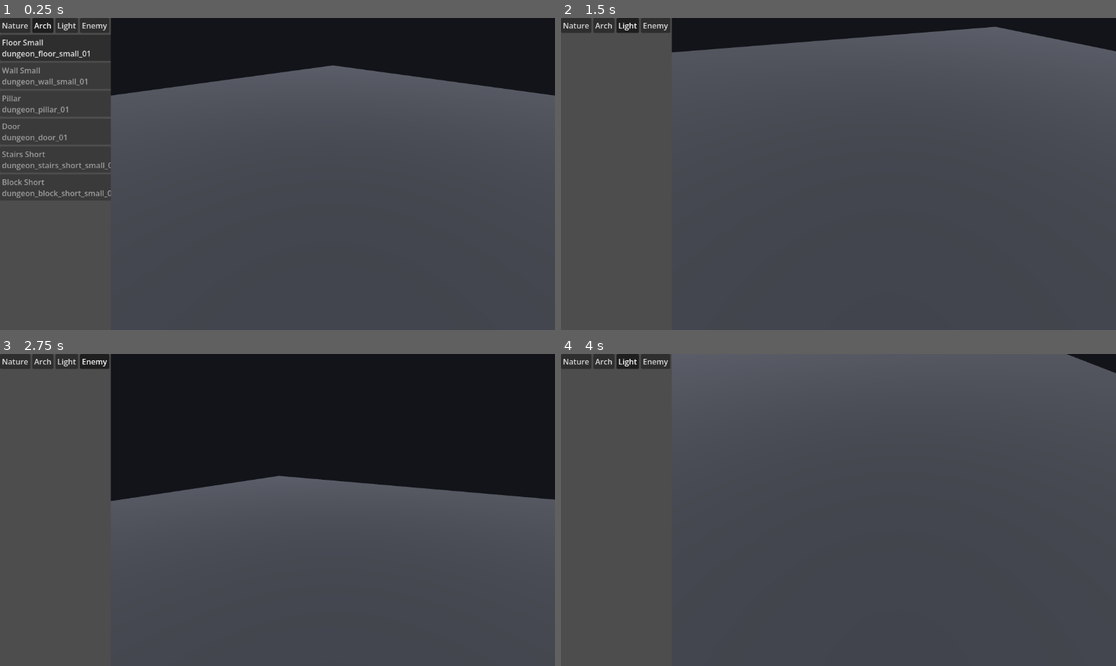
Above: before the commit, frames 1-4 (two rows, left to right).
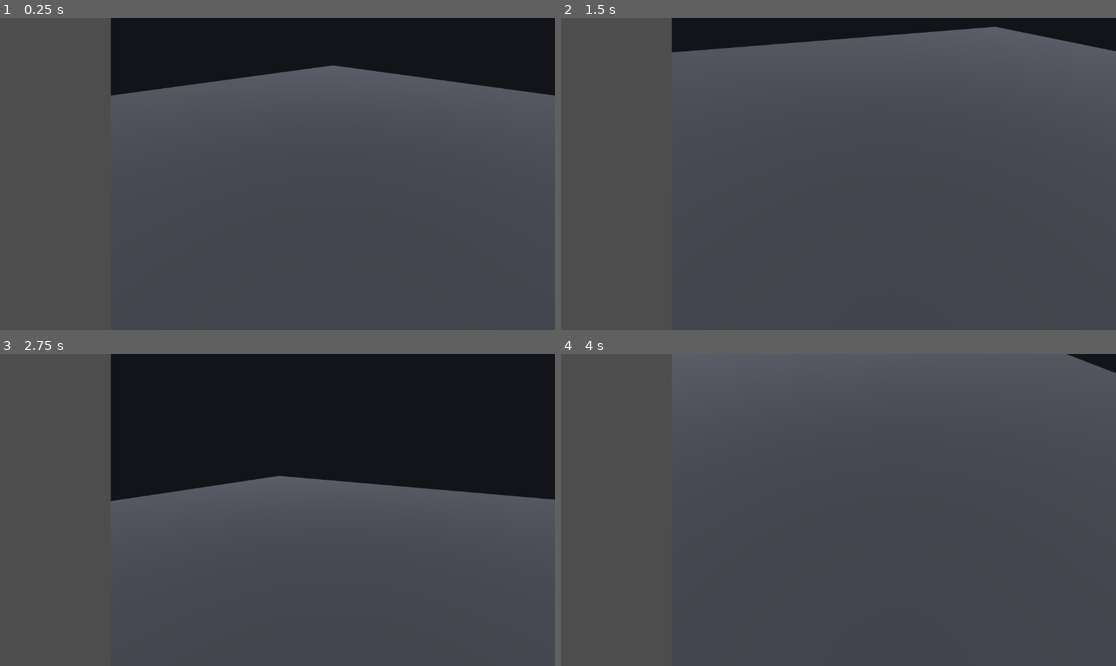
Above: after the commit, the same moments.

Repository: huhmiel-games/SoulMaker
Game: Godot game, scene res://scenes/main.tscn
The game is run twice, just before and just after one commit, with the same random seed, the same clock (stepped at 60 frames per second) and the same inputs.
Inputs (mouse positions are in pixels of both pictures, inside the frame that each line leads up to):
- Up to frame 1 (0.25 s): no input
- Up to frame 2 (1.5 s): tap Enter at 0.5 s; move the mouse to (960, 158) at 0.52 s; hold Right 0.53-1.25 s; hold E 0.53-1.25 s; click (960, 158) at 0.67 s; tap Space at 0.77, 1.25 s; drag from (727, 189) to (810, 236) at 1.27 s
- Up to frame 3 (2.75 s): tap Enter at 2 s; move the mouse to (333, 441) at 2.02 s; hold Right from 2.03 s (still down); tap F at 2.1 s; click (333, 441) at 2.17 s
- Up to frame 4 (4 s): release Right at 2.75 s; tap Space at 2.75, 3.77 s; drag from (810, 572) to (672, 463) at 2.77 s; tap Enter at 3.5 s; move the mouse to (1005, 556) at 3.52 s; hold Left from 3.53 s (still down); tap Delete at 3.6 s; click (1005, 556) at 3.67 s

The runs differ from the first frame. In frame 1, 3.0% of the frame differs, in the area x 0-21%, y 0-58%; in frame 2, 0.8%; in frame 3, 0.8%; in frame 4, 0.8%.
Error after the commit: Parse Error: Preload file "res://assets/textures/ui/crosshair_green.png" does not exist. (res://src/editors/map_editor.gd:19)

Commit message:
editor crosshair: captured mouse, aim feedback, effective-world pick
- mouse CAPTURED at all times in editor (unbounded orbit like RS)
- Crosshair TextureRect centered on viewport: green = empty/place,
  red = aimed asset/select, hidden in playtest (assets/textures/ui/)
- A/E contextual on crosshair (_place_or_select): red selects for
  edition, green places current entry — identical on all devices
- pick queries the EFFECTIVE world (editor_camera.get_world_3d) with
  null guard: 4.7 quirk where SubViewport.world_3d stays null despite
  own_world_3d (find/cam resolve the real own world, != main window)
- SelectionBox fixed to world space (was mesh-local, stuck at origin)
- monotonic _next_iid carried over; mapping doc + WORKLOG updated

Diff:
--- a/scenes/editors/map_editor.tscn
+++ b/scenes/editors/map_editor.tscn
@@ -119,3 +119,14 @@
 theme_override_constants/shadow_offset_x = 2
 theme_override_constants/shadow_offset_y = 2
 text = "starting..."
+
+[node name="Crosshair" type="TextureRect" parent="." unique_id=3101847553]
+layout_mode = 1
+anchors_preset = 15
+anchor_right = 1.0
+anchor_bottom = 1.0
+offset_left = 230.0
+grow_horizontal = 2
+grow_vertical = 2
+mouse_filter = 2
+stretch_mode = 3
--- a/src/editors/map_editor.gd
+++ b/src/editors/map_editor.gd
@@ -12,14 +12,17 @@
 const PLACEMENT_GROUP := "placement"
 const SELECTOR_GROUP := "placement_selector"
 const SELECTOR_LAYER := 2
+const GROUND_LAYER := 1
+const SELECT_MASK := GROUND_LAYER | SELECTOR_LAYER
 const MAPS_DIR := "user://maps"
+
+const CROSSHAIR_OK: Texture2D = preload("res://assets/textures/ui/crosshair_green.png")
+const CROSSHAIR_HIT: Texture2D = preload("res://assets/textures/ui/crosshair_red.png")
 
 const MOVE_STEP := 0.25
 const MOVE_FINE := 0.05
 
 ## Attach points (must exist in the scene scaffold).
-## world_viewport is currently unused (no picking) — kept for the gizmo/move
-## rework which will need viewport queries again.
 @onready var world_viewport: SubViewport = get_node("ViewportContainer/WorldViewport")
 @onready var placement_root: Node3D = get_node("ViewportContainer/WorldViewport/Placements")
 @onready var editor_camera: OrbitCamera = get_node("ViewportContainer/WorldViewport/EditorCamera")
@@ -27,6 +30,7 @@
 @onready var selection_box: MeshInstance3D = get_node("ViewportContainer/WorldViewport/SelectionBox")
 @onready var catalog_panel: CatalogPanel = get_node("CatalogPanel")
 @onready var debug_label: Label = get_node("DebugLabel")
+@onready var crosshair: TextureRect = get_node("Crosshair")
 
 var catalog := Catalog.new()
 var _placements: Array[Dictionary] = []
@@ -39,26 +43,32 @@
 
 
 func _ready() -> void:
-	# The editor cursor is never shown: orbit is drag-free (motion always feeds
-	# the camera) and the mouse selects nothing — panel browsing is arrows /
-	# D-pad only, placement is A/E. HIDDEN (invisible yet functional) rather
-	# than CAPTURED (locked to center).
-	Input.mouse_mode = Input.MOUSE_MODE_HIDDEN
+	# CAPTURED at all times in the editor: orbit must behave like the right
+	# stick (unbounded relative motion — the cursor must never hit a window
+	# edge), and no UI needs a visible cursor (panel is arrows/D-pad only).
+	# Cursor release arrives with the menu scene; Alt-Tab still works at OS
+	# level. Playtest manages its own capture via FlyCamera.
+	Input.mouse_mode = Input.MOUSE_MODE_CAPTURED
 	var load_err := catalog.load()
 	if load_err != OK:
 		_set_status("FATAL: catalog not readable")
 		return
 	var issues := catalog.validate()
 	refill_catalog()
+	# Initial crosshair texture: _refresh_crosshair() only assigns on change,
+	# so without this the crosshair stays invisible while aiming at empty
+	# space from launch (hit == _crosshair_hit == false).
+	crosshair.texture = CROSSHAIR_OK
 	for issue in issues:
 		_set_status("catalog issue: %s" % issue)
-	_set_status("editor ready — arrows browse the catalog, E places")
+	_set_status("editor ready — arrows browse the catalog, E confirms at the crosshair")
 
 	InputManager.action_pressed.connect(_on_input_action)
 	InputManager.set_profile(&"editor")
 
 
 func _process(_delta: float) -> void:
+	_refresh_crosshair()
 	if _playtest_active or _selected == null:
 		return
 	var step: float = MOVE_FINE if InputManager.is_pressed(&"fine_mode") else MOVE_STEP
@@ -137,13 +147,24 @@
 
 
 ## ── selection ──────────────────────────────────────────────────────────
-## NOTE: picking existing placements (mouse or center-crosshair) is removed
-## for keyboard/gamepad parity — the mouse selects nothing, A/E always
-## places. Selection of placed objects returns with the gizmo/move rework;
-## the Selector bodies are still created per placement for that future use.
-
-## A/E: always places the current catalog entry at the spawn point.
-func _place_current() -> void:
+## A/E is contextual on the crosshair, identically on every device (parity):
+## aiming at a placed asset (red) selects it for edition, aiming at empty
+## space (green) places the current catalog entry. There is no mouse-click
+## path — the crosshair is the only aim.
+
+## Last crosshair pick result (drives the red/green texture, assigned only
+## on change by _refresh_crosshair).
+var _crosshair_hit := false
+
+
+## A/E confirm at the crosshair: selects the aimed placement, otherwise
+## places the current catalog entry at the spawn point.
+func _place_or_select() -> void:
+	var aimed := _pick_placement_at_screen(_viewport_center())
+	if aimed != null:
+		_select(aimed)
+		_refresh_debug()
+		return
 	var id := catalog_panel.current_id
 	if id.is_empty():
 		_set_status("no catalog entry to place")
@@ -151,6 +172,51 @@
 	_on_asset_selected(id)
 
 
+func _viewport_center() -> Vector2:
+	return world_viewport.get_visible_rect().size * 0.5
+
+
+## Center-crosshair pick, guarded: queries the EFFECTIVE world (the one the
+## camera sees). 4.7 quirk, verified 2026-09-17: SubViewport.world_3d stays
+## null despite own_world_3d=true (using_own=true, own scenario renders), but
+## find_world_3d()/camera world resolve the real own world — which differs
+## from the main window world, so root.world_3d must NOT be used. A null
+## effective world degrades to "no hit": green crosshair, A/E places.
+func _pick_placement_at_screen(screen_pos: Vector2) -> Node3D:
+	var world := editor_camera.get_world_3d()
+	if world == null:
+		return null
+	var origin := editor_camera.project_ray_origin(screen_pos)
+	var dir := editor_camera.project_ray_normal(screen_pos)
+	var space := world.direct_space_state
+	var query := PhysicsRayQueryParameters3D.create(origin, origin + dir * 1000.0, SELECT_MASK)
+	var hit := space.intersect_ray(query)
+	if hit.is_empty():
+		return null
+	var collider: Node = hit.get("collider")
+	if collider != null and collider.is_in_group(SELECTOR_GROUP):
+		var placement := collider.get_parent() as Node3D
+		if placement != null and placement.is_in_group(PLACEMENT_GROUP):
+			return placement
+	return null
+
+
+## Crosshair upkeep (runs before the _process gate): hidden in playtest,
+## otherwise green = empty space (A/E places), red = aiming at a placed
+## asset (A/E selects it for edition).
+func _refresh_crosshair() -> void:
+	if _playtest_active:
+		if crosshair.visible:
+			crosshair.hide()
+		return
+	if not crosshair.visible:
+		crosshair.show()
+	var hit := _pick_placement_at_screen(_viewport_center()) != null
+	if hit != _crosshair_hit:
+		_crosshair_hit = hit
+		crosshair.texture = CROSSHAIR_HIT if hit else CROSSHAIR_OK
+
+
 func _select(placement: Node3D) -> void:
 	_selected = placement
 	_update_selection_visual()
@@ -160,15 +226,21 @@
 	if _selected == null:
 		selection_box.visible = false
 		return
+	# _find_mesh_aabb returns the MESH-LOCAL box: transform both corners into
+	# world space (SelectionBox lives in the viewport, not in the placement).
+	# Corner-transform keeps working once rotation/scale editing lands.
 	var box: AABB = _find_mesh_aabb(_selected)
+	var xform := _selected.global_transform
+	var world_box := AABB(xform * box.position, Vector3.ZERO)
+	world_box = world_box.expand(xform * (box.position + box.size))
 	selection_box.visible = true
-	selection_box.position = box.position + box.size * 0.5
+	selection_box.position = world_box.position + world_box.size * 0.5
 	var mat := selection_box.material_override as StandardMaterial3D
 	if mat:
 		mat.albedo_color.a = 0.25
 	var mesh := selection_box.mesh as BoxMesh
 	if mesh:
-		mesh.size = box.size
+		mesh.size = world_box.size
 
 
 ## ── transform ──────────────────────────────────────────────────────────
@@ -302,7 +374,9 @@
 	play_camera.current = _playtest_active
 	play_camera.set_capture(_playtest_active)
 	if not _playtest_active:
-		Input.mouse_mode = Input.MOUSE_MODE_HIDDEN
+		# Back to editor: re-capture (see _ready — the editor is always
+		# CAPTURED, set_capture(false) above just released to VISIBLE).
+		Input.mouse_mode = Input.MOUSE_MODE_CAPTURED
 	catalog_panel.visible = not _playtest_active
 	_selected = null
 	_update_selection_visual()
@@ -335,7 +409,7 @@
 				catalog_panel.prev_tab()
 		&"place_select":
 			if not _playtest_active:
-				_place_current()
+				_place_or_select()
 		&"deselect":
 			if not _playtest_active:
 				_select(null)
--- a/src/editors/orbit_camera.gd
+++ b/src/editors/orbit_camera.gd
@@ -4,8 +4,8 @@
 ## Editor orbiting camera (P1 map editor). Camera input is device-identical and
 ## needs no click or drag: arrows / left-stick pan, mouse motion / right-stick
 ## orbit in place. The camera pivots around a focus point; vertical orbit is
-## clamped so the ground stays readable. Left click is left for
-## placement/selection (handled by the editor controller).
+## clamped so the ground stays readable. The mouse selects nothing (parity):
+## clicks are unhandled, A/E confirms at the editor crosshair instead.
 
 const DEFAULT_FOCUS := Vector3(0.0, 0.0, 0.0)
 ## Fixed orbit distance — no zoom: advancing toward the view direction serves
Not shown, changed: WORKLOG.md
Not shown, changed: concepts_and_docs/editor_input_mapping.md
